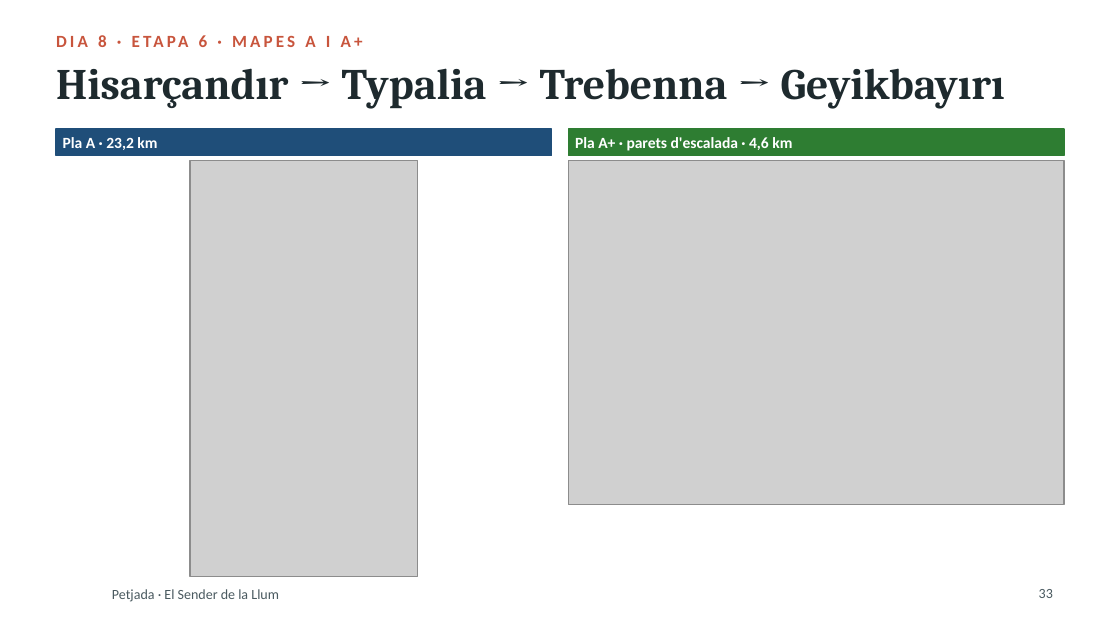
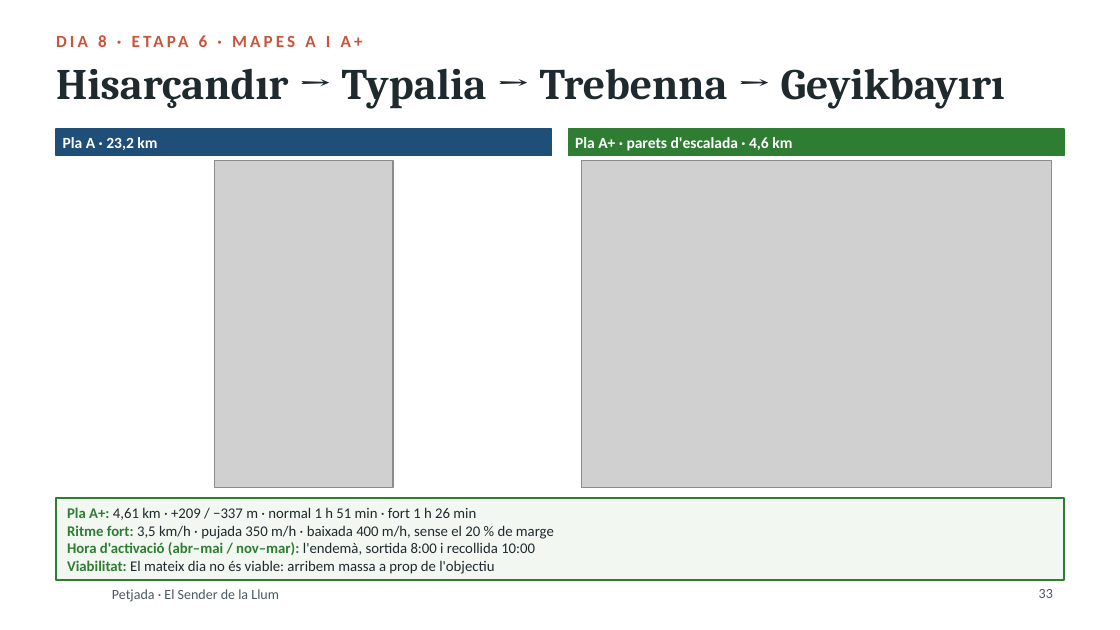
Before and after one commit to stosalca/sender-de-la-llum, a slide deck: slide 33 of Presentacio_2_Petjada.pptx. Drawn at 1120x630 pixels with LibreOffice and Linux fonts; fonts in the diff are those of the drawing; grey boxes stand for pictures; background and template pictures are left out. Boxes give left, top, right and bottom in pixels: in the first picture for what was removed or moved away, otherwise in the second. Text is boxed around its words. In the diff, an @@ line names an element or a change of style, - is before the commit and + after.

```diff
--- a/Presentacio_2_Petjada.pptx
+++ b/Presentacio_2_Petjada.pptx
@@ picture: place and size @@
-picture at <box>190,160,418,577</box>
+picture at <box>214,160,393,487</box>
@@ picture: place and size @@
-picture at <box>569,160,1064,505</box>
+picture at <box>581,160,1052,487</box>
@@ rectangle added at <box>56,498,1064,580</box>, fill #F2F7F2, outline #2E7D32 1.25 pt @@
@@ text added at <box>67,507,554,574</box>, 9.5 pt, text #1E2A2E @@
+Pla A+: 4,61 km · +209 / −337 m · normal 1 h 51 min · fort 1 h 26 min
+Ritme fort: 3,5 km/h · pujada 350 m/h · baixada 400 m/h, sense el 20 % de marge
+Hora d'activació (abr–mai / nov–mar): l'endemà, sortida 8:00 i recollida 10:00
+Viabilitat: El mateix dia no és viable: arribem massa a prop de l'objectiu
```
Also in this commit, not shown: 7 other slides changed, 3 other files.
